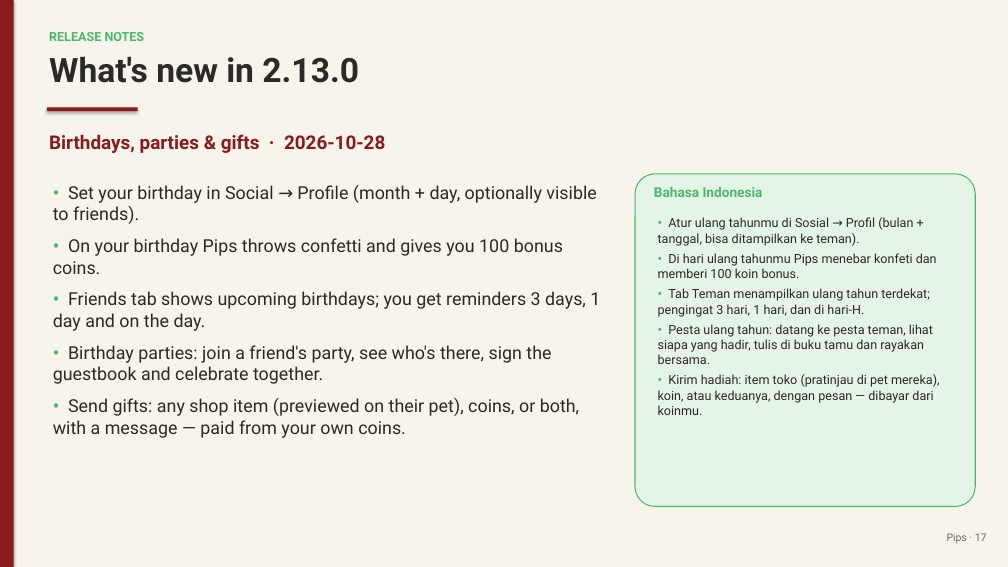
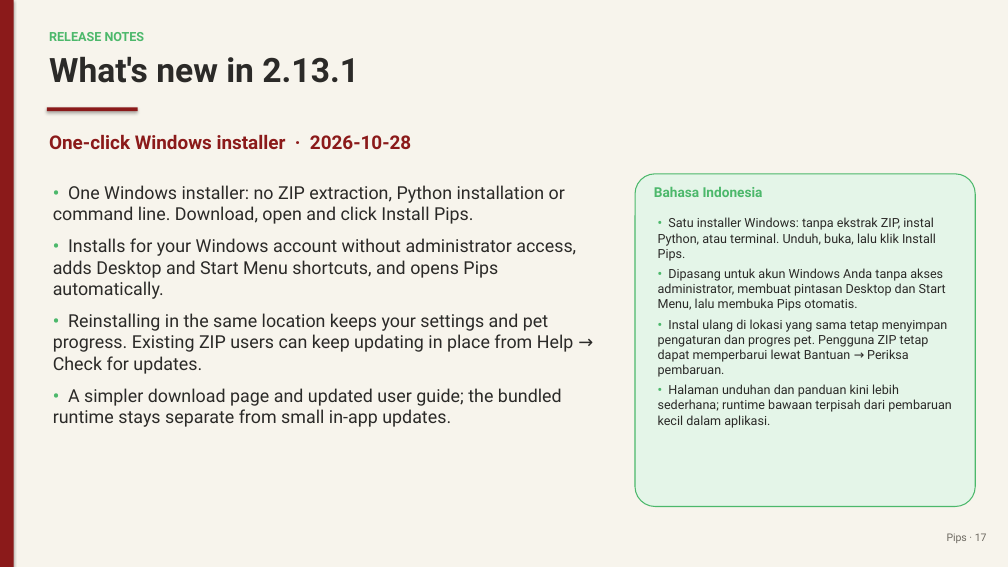
Before and after one commit to juw12/projects, a slide deck: slide 17 of apps/pips/web/download/Pips-Guide.pptx. Drawn at 1008x567 pixels with LibreOffice and Linux fonts; fonts in the diff are those of the drawing. Boxes give left, top, right and bottom in pixels: in the first picture for what was removed or moved away, otherwise in the second. Text is boxed around its words. In the diff, an @@ line names an element or a change of style, - is before the commit and + after.

Commit message:
pips 2.13.1: One-click Windows installer

```diff
--- a/apps/pips/web/download/Pips-Guide.pptx
+++ b/apps/pips/web/download/Pips-Guide.pptx
@@ text at (x1=49, y1=56, x2=359, y2=83): text changed @@
-What's new in 2.13.0
+What's new in 2.13.1
@@ text at (x1=49, y1=134, x2=411, y2=149): text changed @@
-Birthdays, parties & gifts · 2026-10-28
+One-click Windows installer · 2026-10-28
@@ text at (x1=53, y1=185, x2=576, y2=427): text changed @@
-• Set your birthday in Social → Profile (month + day, optionally visible to friends).
-• On your birthday Pips throws confetti and gives you 100 bonus coins.
-• Friends tab shows upcoming birthdays; you get reminders 3 days, 1 day and on the day.
-• Birthday parties: join a friend's party, see who's there, sign the guestbook and celebrate together.
-• Send gifts: any shop item (previewed on their pet), coins, or both, with a message — paid from your own coins.
+• One Windows installer: no ZIP extraction, Python installation or command line. Download, open and click Install Pips.
+• Installs for your Windows account without administrator access, adds Desktop and Start Menu shortcuts, and opens Pips automatically.
+• Reinstalling in the same location keeps your settings and pet progress. Existing ZIP users can keep updating in place from Help → Check for updates.
+• A simpler download page and updated user guide; the bundled runtime stays separate from small in-app updates.
@@ text at (x1=658, y1=217, x2=952, y2=428): text changed @@
-• Atur ulang tahunmu di Sosial → Profil (bulan + tanggal, bisa ditampilkan ke teman).
-• Di hari ulang tahunmu Pips menebar konfeti dan memberi 100 koin bonus.
-• Tab Teman menampilkan ulang tahun terdekat; pengingat 3 hari, 1 hari, dan di hari-H.
-• Pesta ulang tahun: datang ke pesta teman, lihat siapa yang hadir, tulis di buku tamu dan rayakan bersama.
-• Kirim hadiah: item toko (pratinjau di pet mereka), koin, atau keduanya, dengan pesan — dibayar dari koinmu.
+• Satu installer Windows: tanpa ekstrak ZIP, instal Python, atau terminal. Unduh, buka, lalu klik Install Pips.
+• Dipasang untuk akun Windows Anda tanpa akses administrator, membuat pintasan Desktop dan Start Menu, lalu membuka Pips otomatis.
+• Instal ulang di lokasi yang sama tetap menyimpan pengaturan dan progres pet. Pengguna ZIP tetap dapat memperbarui lewat Bantuan → Periksa pembaruan.
+• Halaman unduhan dan panduan kini lebih sederhana; runtime bawaan terpisah dari pembaruan kecil dalam aplikasi.
```
Also in this commit, not shown: 4 other slides changed, 15 other files.
